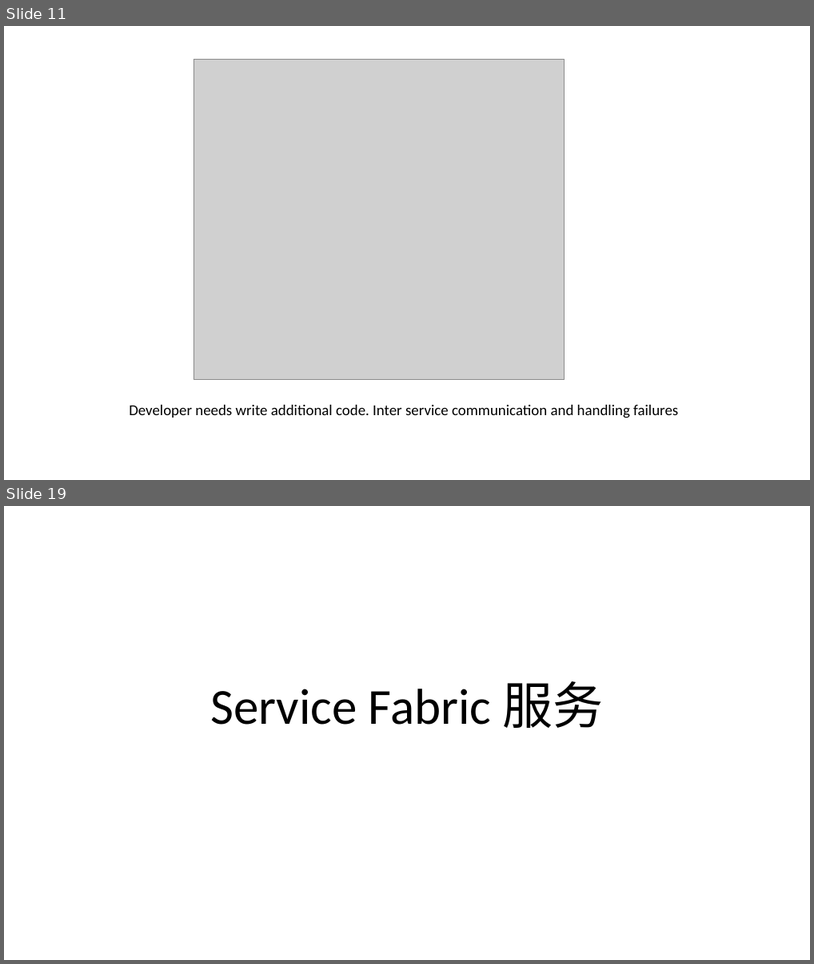
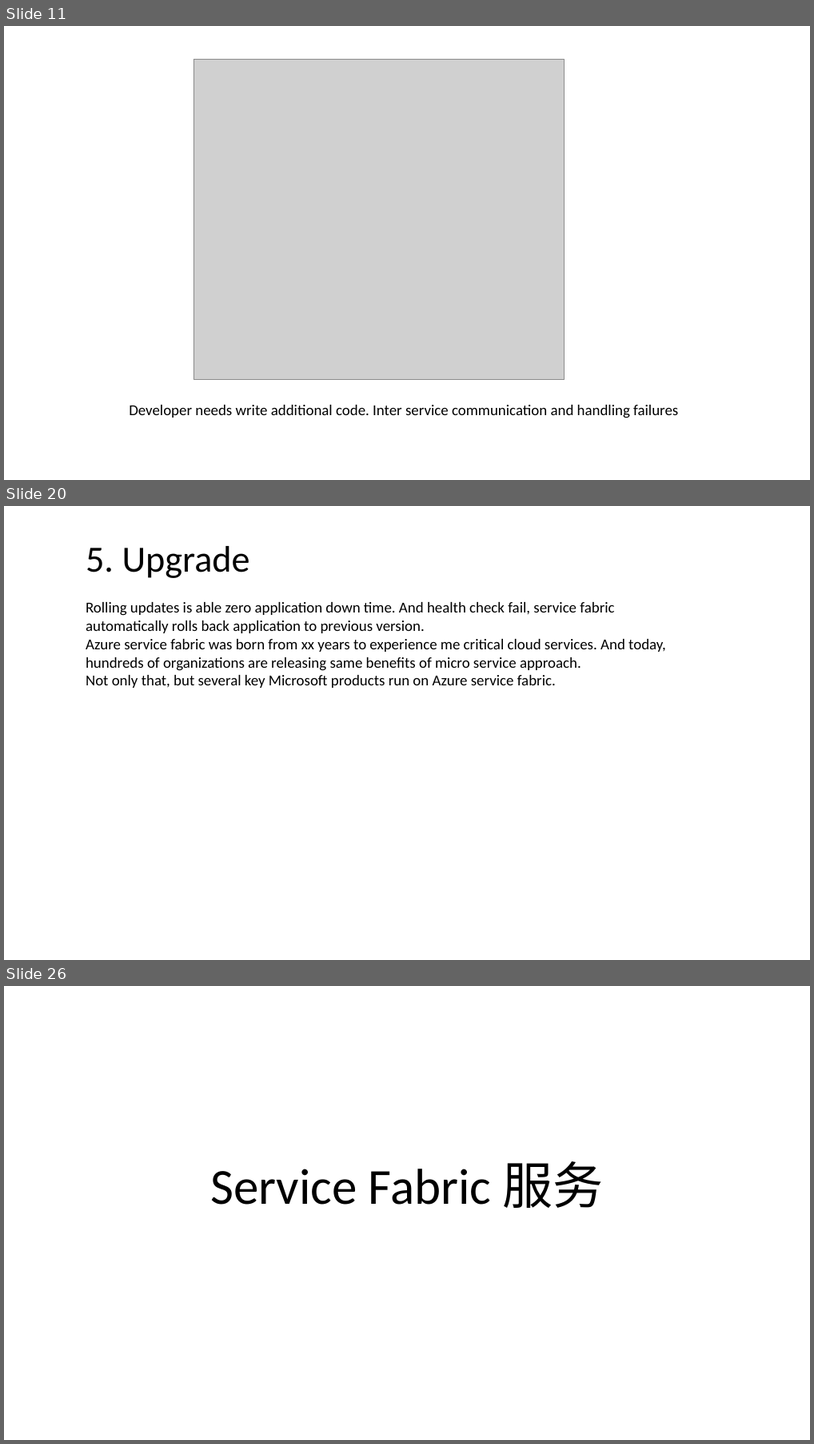
Before and after one commit to FredJiangFei/MyDocuments, a slide deck: 工作/Service Fabric/Service Fabric.pptx. Shown one above the other, each under a label of ours: slides 11 and 19 before the commit, slides 11, 20 and 26 after it; the slides between them are not shown. The pictures are 814x964 and 814x1444 pixels, drawn with LibreOffice and Linux fonts; fonts in the diff are those of the drawing; grey boxes stand for pictures. Boxes give left, top, right and bottom in pixels: in the first picture for what was removed or moved away, otherwise in the second. Text is boxed around its words. In the diff, an @@ line names an element or a change of style, - is before the commit and + after.

```diff
--- a/工作/Service Fabric/Service Fabric.pptx
+++ b/工作/Service Fabric/Service Fabric.pptx
@@ slide 20 added at (x1=4, y1=506, x2=810, y2=960), background #FFFFFF @@
@@ text added at (x1=86, y1=546, x2=250, y2=578), 44 pt, text #000000 @@
+5. Upgrade
@@ text added at (x1=86, y1=602, x2=666, y2=688), 18 pt, text #000000 @@
+Rolling updates is able zero application down time. And health check fail, service fabric automatically rolls back application to previous version.
+Azure service fabric was born from xx years to experience me critical cloud services. And today, hundreds of organizations are releasing same benefits of micro service approach.
+Not only that, but several key Microsoft products run on Azure service fabric.
@@ what was slide 19 is now slide 26 @@
```
Also in this commit, not shown: 5 slides changed, 9 other slides added, 4 slides removed, 1 other file.
